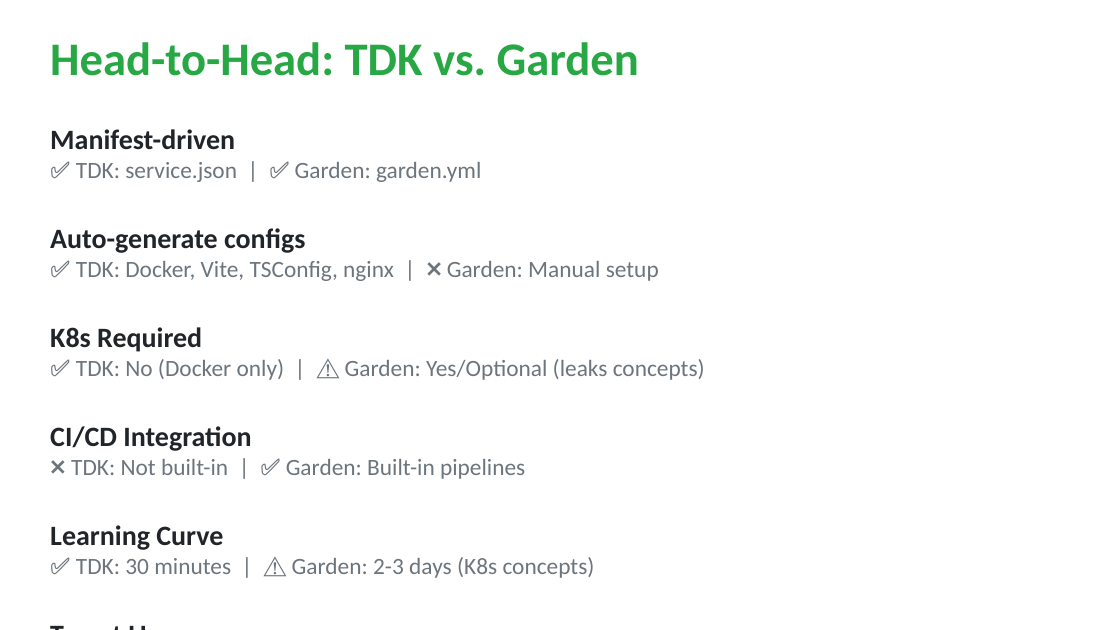
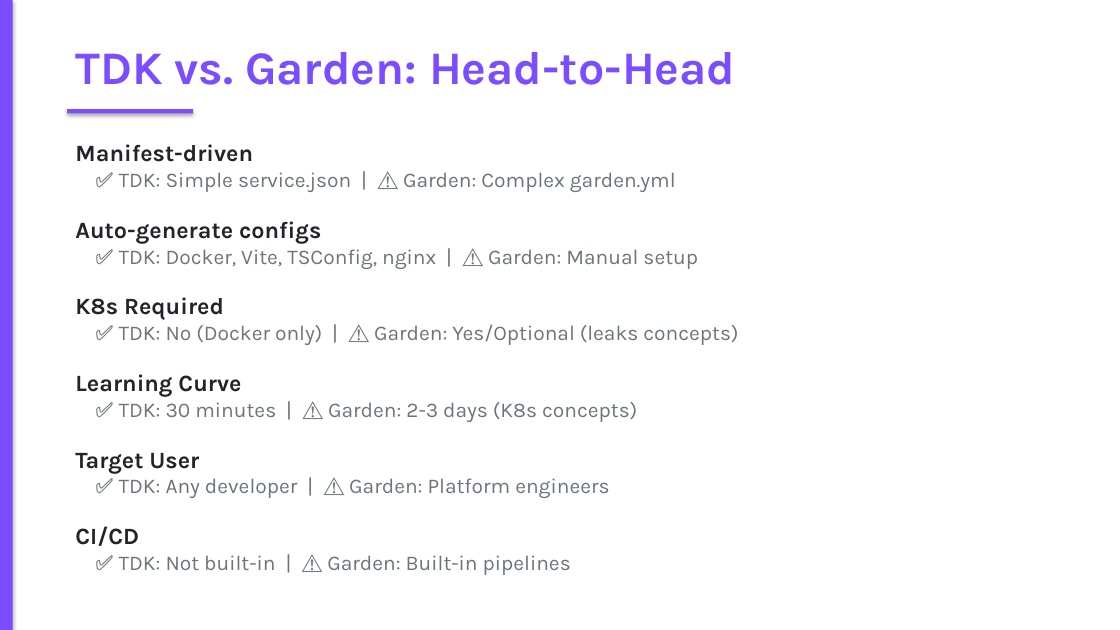
Before and after one commit to AK-Lmn/tdk-cli-core, a slide deck: slide 5 of TDK_CLI_Competitive_Positioning.pptx. Drawn at 1120x630 pixels with LibreOffice and Linux fonts; fonts in the diff are those of the drawing. Boxes give left, top, right and bottom in pixels: in the first picture for what was removed or moved away, otherwise in the second. Text is boxed around its words. In the diff, an @@ line names an element or a change of style, - is before the commit and + after.

```diff
--- a/TDK_CLI_Competitive_Positioning.pptx
+++ b/TDK_CLI_Competitive_Positioning.pptx
@@ rectangle added at [0,0,1120,630], fill #FFFFFF @@
@@ rectangle added at [0,0,13,630], fill #7C4DFF @@
@@ text at [75,52,736,85]: text changed; font Calibri to Karla; text colour #28A745 to #7C4DFF @@
-Head-to-Head: TDK vs. Garden
+TDK vs. Garden: Head-to-Head
@@ rectangle added at [67,109,193,113], fill #7C4DFF @@
@@ text "Manifest-driven": place and size @@
-text "Manifest-driven" at [50,129,705,578]
+text "Manifest-driven" at [75,144,738,575]
@@ text at [75,144,738,498]: size 24 to 20 pt in "Manifest-driven", "Auto-generate configs", "K8s Required", "Learning Curve" and 1 more places; font Calibri to Karla in "Manifest-driven", "Auto-generate configs", "K8s Required", "✅ TDK: No (Docker only) | ⚠️ ..." and 4 more places; size 20 to 18 pt in "✅ TDK: No (Docker only) | ⚠️ ...", "✅ TDK: 30 minutes | ⚠️ Garden: ...", "✅ TDK: Any developer | ⚠️ Garden: ..."; less space between paragraphs @@
@@ text at [119,172,676,192]: text changed; size 20 to 18 pt; font Calibri to Karla @@
-✅ TDK: service.json | ✅ Garden: garden.yml
+✅ TDK: Simple service.json | ⚠️ Garden: Complex garden.yml
@@ text at [119,249,698,269]: text changed; size 20 to 18 pt; font Calibri to Karla @@
-✅ TDK: Docker, Vite, TSConfig, nginx | ❌ Garden: Manual setup
+✅ TDK: Docker, Vite, TSConfig, nginx | ⚠️ Garden: Manual setup
@@ text at [50,426,525,479]: paragraphs removed @@
-CI/CD Integration
-❌ TDK: Not built-in | ✅ Garden: Built-in pipelines
@@ text at [75,526,571,575]: paragraphs added @@
+CI/CD
+✅ TDK: Not built-in | ⚠️ Garden: Built-in pipelines
```
Also in this commit, not shown: 11 other slides changed.
